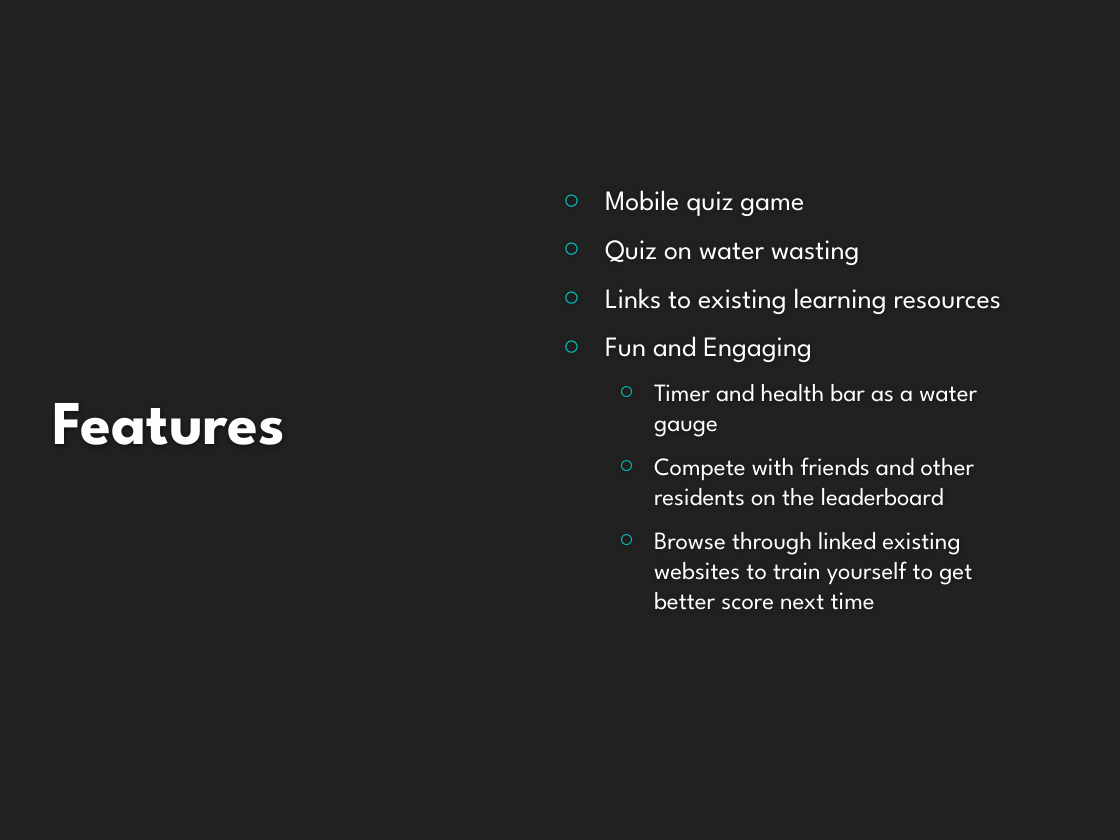
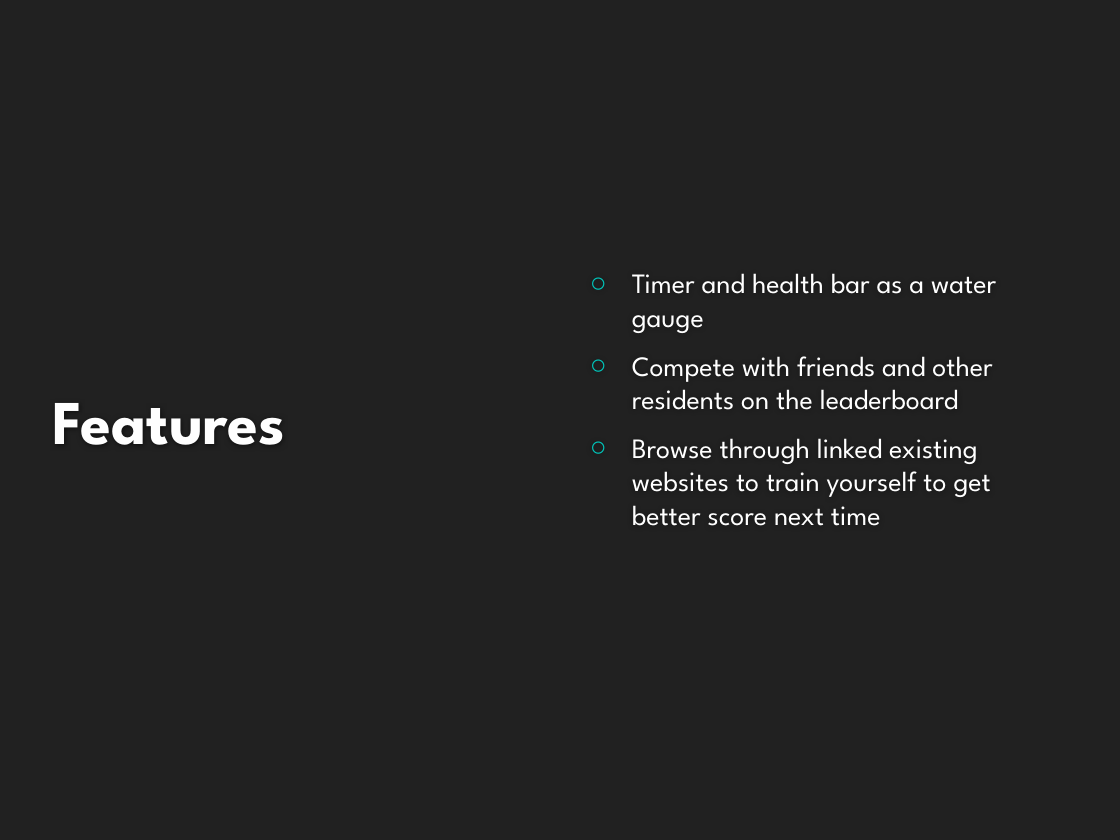
Before and after one commit to HarmanbirD/WaterQwiz, a slide deck: slide 5 of Wasted Water Quiz.pptx (slide 4 before the commit). Drawn at 1120x840 pixels with LibreOffice and Linux fonts; fonts in the diff are those of the drawing; background and template pictures are left out. Boxes give left, top, right and bottom in pixels: in the first picture for what was removed or moved away, otherwise in the second. Text is boxed around its words. In the diff, an @@ line names an element or a change of style, - is before the commit and + after.

```diff
--- a/Wasted Water Quiz.pptx
+++ b/Wasted Water Quiz.pptx
@@ text "Timer and health bar as ...": place and size @@
-text "Timer and health bar as ..." at box(605, 190, 1001, 610)
+text "Timer and health bar as ..." at box(632, 273, 996, 526)
@@ text "Timer and health bar as ..." at box(632, 273, 996, 526): size 16 to 18 pt; list level 2 to 1 in "Timer and health bar as ..."; list level 2 to 1 in "Compete with friends and other ..."; list level 2 to 1 in "Browse through linked existing websites ..." @@
@@ text at box(605, 190, 1001, 362): paragraphs removed @@
-○ Mobile quiz game
-○ Quiz on water wasting
-○ Links to existing learning resources
-○ Fun and Engaging
```
Also in this commit, not shown: 3 other slides changed, 1 slide added, 2 slides removed.
